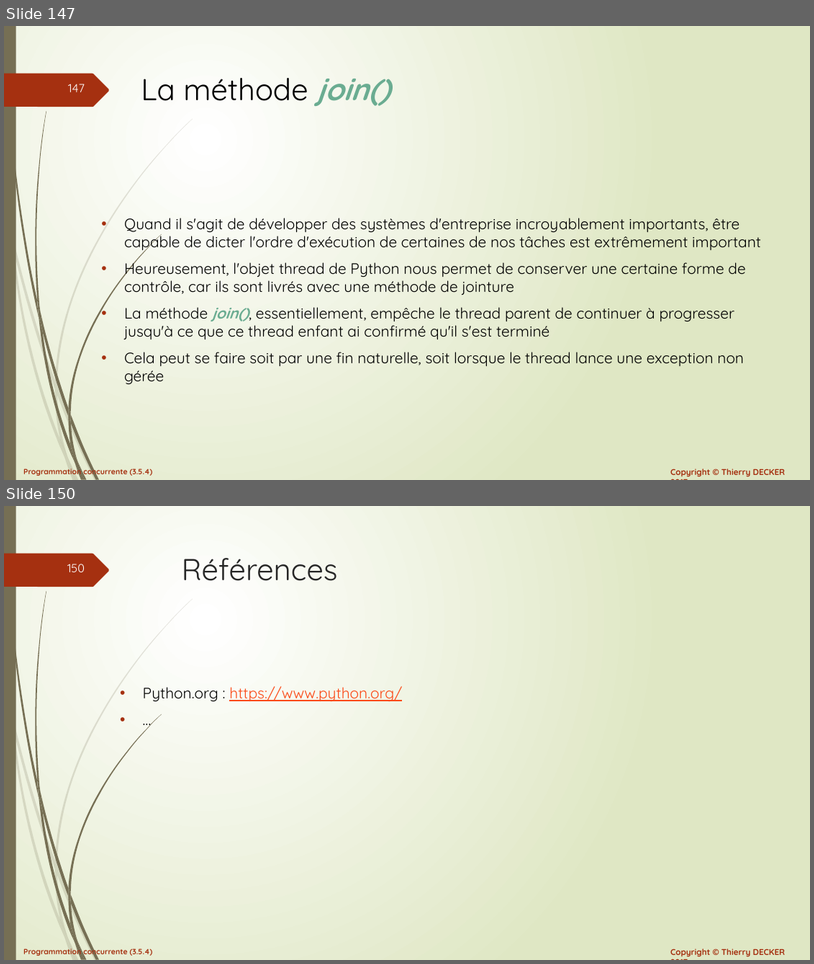
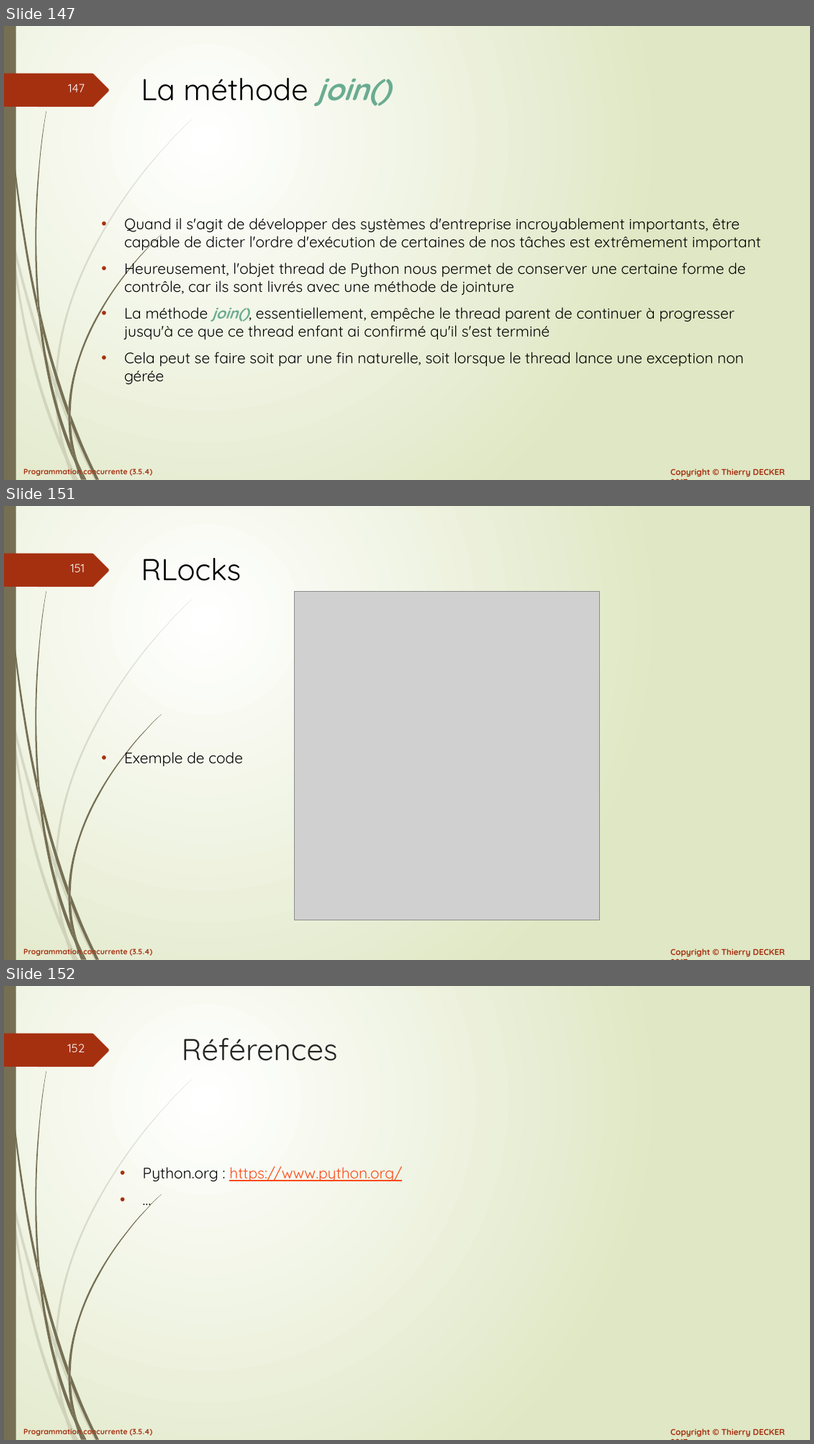
Before and after one commit to VikmanTheRacoon/learning-python, a slide deck: documentations/python-103.pptx. Shown one above the other, each under a label of ours: slides 147 and 150 before the commit, slides 147, 151 and 152 after it; the slides between them are not shown. The pictures are 814x964 and 814x1444 pixels, drawn with LibreOffice and Linux fonts; fonts in the diff are those of the drawing; grey boxes stand for pictures. Boxes give left, top, right and bottom in pixels: in the first picture for what was removed or moved away, otherwise in the second. Text is boxed around its words. In the diff, an @@ line names an element or a change of style, - is before the commit and + after.

```diff
--- a/documentations/python-103.pptx
+++ b/documentations/python-103.pptx
@@ slide 151 added at [4,506,810,960], background gradient #FFFFFF to #DFE8C4; not listed: 27 template elements that a slide beside it also shows @@
@@ title added at [141,558,241,581], 36 pt, text #000000 @@
+RLocks
@@ picture added at [294,591,600,920] @@
@@ text added at [124,748,243,766], 18 pt, text #000000 @@
+• Exemple de code
@@ what was slide 150 is now slide 152 @@
@@ page number at [67,1044,85,1052]: text changed @@
-150
+152
```
Also in this commit, not shown: 2 slides changed, 1 other slide added, 1 other file.
